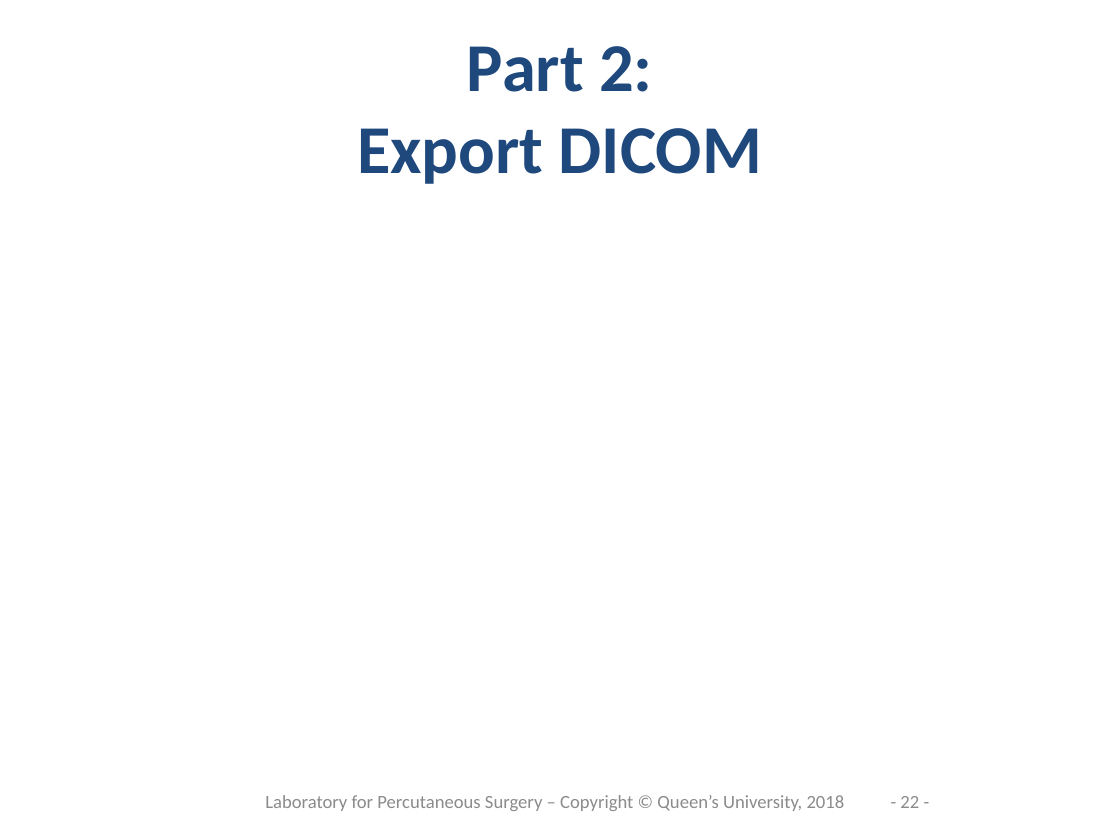
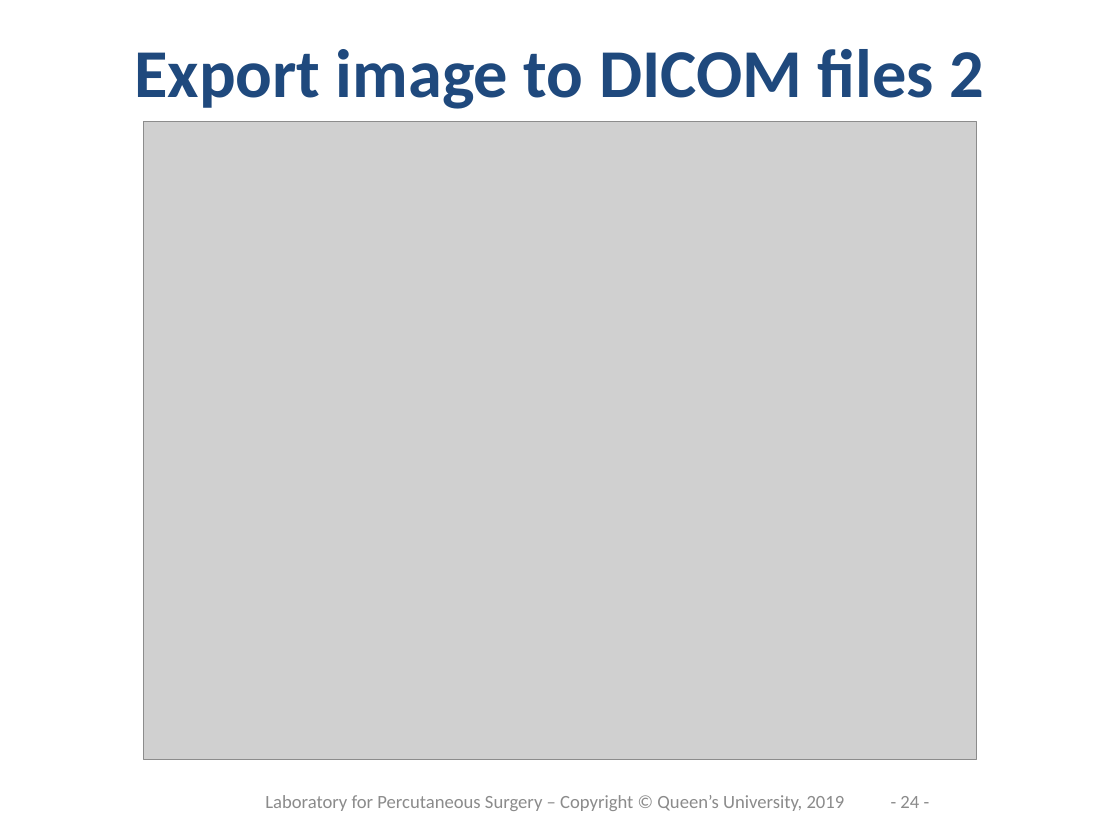
Before and after one commit to PerkLab/PerkLabBootcamp, a slide deck: slide 24 of Doc/day1_7_DICOMTutorial.pptx (slide 22 before the commit). Drawn at 1120x840 pixels with LibreOffice and Linux fonts; fonts in the diff are those of the drawing; grey boxes stand for pictures; background and template pictures are left out. Boxes give left, top, right and bottom in pixels: in the first picture for what was removed or moved away, otherwise in the second. Text is boxed around its words. In the diff, an @@ line names an element or a change of style, - is before the commit and + after.

```diff
--- a/Doc/day1_7_DICOMTutorial.pptx
+++ b/Doc/day1_7_DICOMTutorial.pptx
@@ title added at (134, 49, 984, 109), 44 pt, text #1F497D, bold @@
+Export image to DICOM files 2
@@ title removed at (357, 46, 762, 184) @@
-Part 2:
-Export DICOM
@@ picture added at (143, 121, 976, 759) @@
@@ text at (265, 795, 845, 811): text changed @@
-Laboratory for Percutaneous Surgery – Copyright © Queen’s University, 2018
+Laboratory for Percutaneous Surgery – Copyright © Queen’s University, 2019
@@ page number at (900, 796, 919, 808): text changed @@
-- 22 -
+- 24 -
```
Also in this commit, not shown: 29 other slides changed, 1 slide added, 2 other files.
